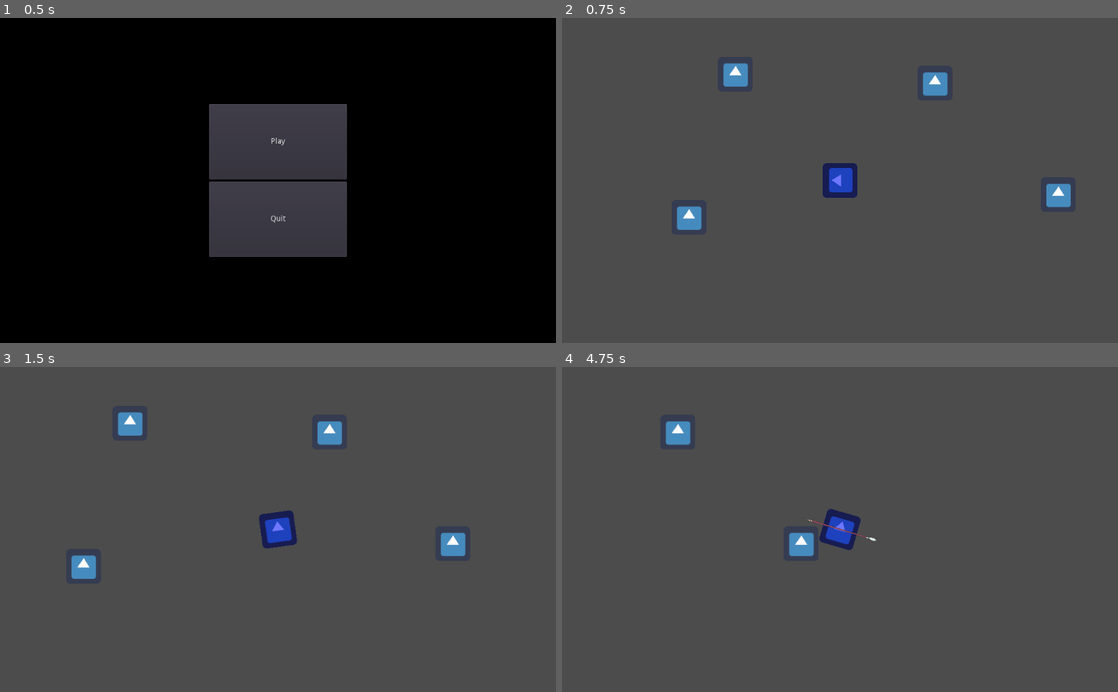
Above: before the commit, frames 1-4 (two rows, left to right).
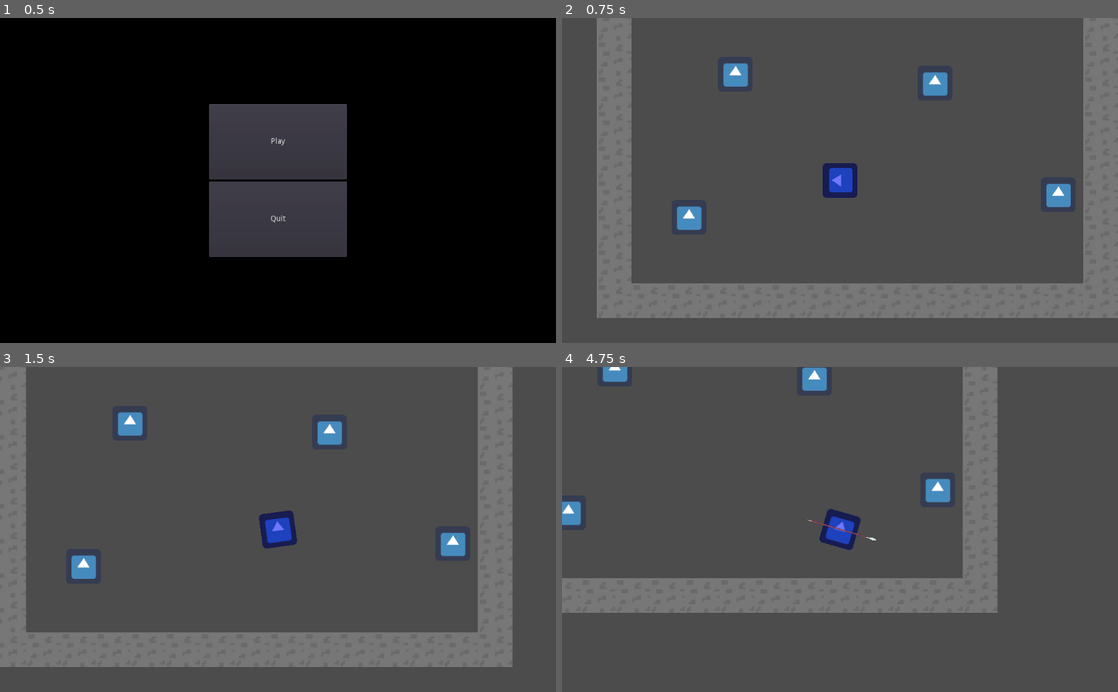
Above: after the commit, the same moments.

Repository: hamzasclone2/untitled-pokemon-game
Game: Godot game, scene res://Scenes/MainMenu.tscn
Same seed, same stepped clock (60 frames per second), same inputs: the game is played once before the commit and once after it. The engine's default icon, where the game draws it, is replaced by a stand-in: a white triangle on a blue panel in a dark square.
Inputs (mouse positions are in pixels of both pictures, inside the frame that each line leads up to):
- Up to frame 1 (0.5 s): no input
- Up to frame 2 (0.75 s): click "Play" at 0.5 s
- Up to frame 3 (1.5 s): tap Enter at 1.25 s; move the mouse to (400, 513) at 1.27 s; hold D (right) from 1.28 s (still down); click (400, 513) at 1.35 s
- Up to frame 4 (4.75 s): move the mouse to (728, 545) at 2.02 s; release D (right) at 2.03 s; hold S (down) 2.03-2.78 s; tap one key every 0.75 s from 2.1 s: Mouse wheel down (scrollWheelDown) Mouse wheel up (scrollWheelUp) 1 (slot 1) 2 (slot 2); move the mouse to (895, 458) at 2.77 s; hold D (right) 2.78-3.53 s; move the mouse to (812, 594) at 3.52 s; hold W (up) 3.53-4.28 s; move the mouse to (1006, 578) at 4.27 s; hold A (left) from 4.28 s (still down)

Frame 1 is identical in both runs. In frame 2, 20% of the frame differs, in the area x 6-100%, y 0-93%; in frame 3, 19%; in frame 4, 14%.

Commit message:
added tilemap

Diff:
--- a/Scenes/Test.tscn
+++ b/Scenes/Test.tscn
@@ -1,8 +1,9 @@
-[gd_scene load_steps=4 format=2]
+[gd_scene load_steps=5 format=2]
 
 [ext_resource path="res://Scripts/Test.gd" type="Script" id=1]
 [ext_resource path="res://Scenes/BasicEnemy.tscn" type="PackedScene" id=2]
 [ext_resource path="res://Scenes/Player.tscn" type="PackedScene" id=3]
+[ext_resource path="res://Scenes/TileMap.tscn" type="PackedScene" id=4]
 
 [node name="Test" type="Node2D"]
 script = ExtResource( 1 )
@@ -25,3 +26,6 @@
 
 [node name="Player" parent="." instance=ExtResource( 3 )]
 position = Vector2( 448.331, 386.492 )
+
+[node name="TileMap" parent="." instance=ExtResource( 4 )]
+tile_data = PoolIntArray( 65536, 0, 0, 65550, 0, 0, 131072, 0, 0, 131086, 0, 0, 196608, 0, 0, 196622, 0, 0, 262144, 0, 0, 262158, 0, 0, 327680, 0, 0, 327694, 0, 0, 393216, 0, 0, 393230, 0, 0, 458752, 0, 0, 458766, 0, 0, 524288, 0, 0, 524302, 0, 0, 589824, 0, 0, 589825, 0, 0, 589826, 0, 0, 589827, 0, 0, 589828, 0, 0, 589829, 0, 0, 589830, 0, 0, 589831, 0, 0, 589832, 0, 0, 589833, 0, 0, 589834, 0, 0, 589835, 0, 0, 589836, 0, 0, 589837, 0, 0, 589838, 0, 0 )
--- /dev/null
+++ b/Scenes/TileMap.tscn
@@ -0,0 +1,33 @@
+[gd_scene load_steps=4 format=2]
+
+[ext_resource path="res://Images/tileset.png" type="Texture" id=1]
+
+[sub_resource type="ConvexPolygonShape2D" id=2]
+points = PoolVector2Array( 64, 64, 0, 64, 0, 0, 64, 0 )
+
+[sub_resource type="TileSet" id=1]
+0/name = "tileset.png 0"
+0/texture = ExtResource( 1 )
+0/tex_offset = Vector2( 0, 0 )
+0/modulate = Color( 1, 1, 1, 1 )
+0/region = Rect2( 160, 0, 64, 64 )
+0/tile_mode = 0
+0/occluder_offset = Vector2( 0, 0 )
+0/navigation_offset = Vector2( 0, 0 )
+0/shape_offset = Vector2( 0, 0 )
+0/shape_transform = Transform2D( 1, 0, 0, 1, 0, 0 )
+0/shape = SubResource( 2 )
+0/shape_one_way = false
+0/shape_one_way_margin = 1.0
+0/shapes = [ {
+"autotile_coord": Vector2( 0, 0 ),
+"one_way": false,
+"one_way_margin": 1.0,
+"shape": SubResource( 2 ),
+"shape_transform": Transform2D( 1, 0, 0, 1, 0, 0 )
+} ]
+0/z_index = 0
+
+[node name="TileMap" type="TileMap"]
+tile_set = SubResource( 1 )
+format = 1
Binary file added: Images/tileset.png
Not shown, added: Images/tileset.png.import
